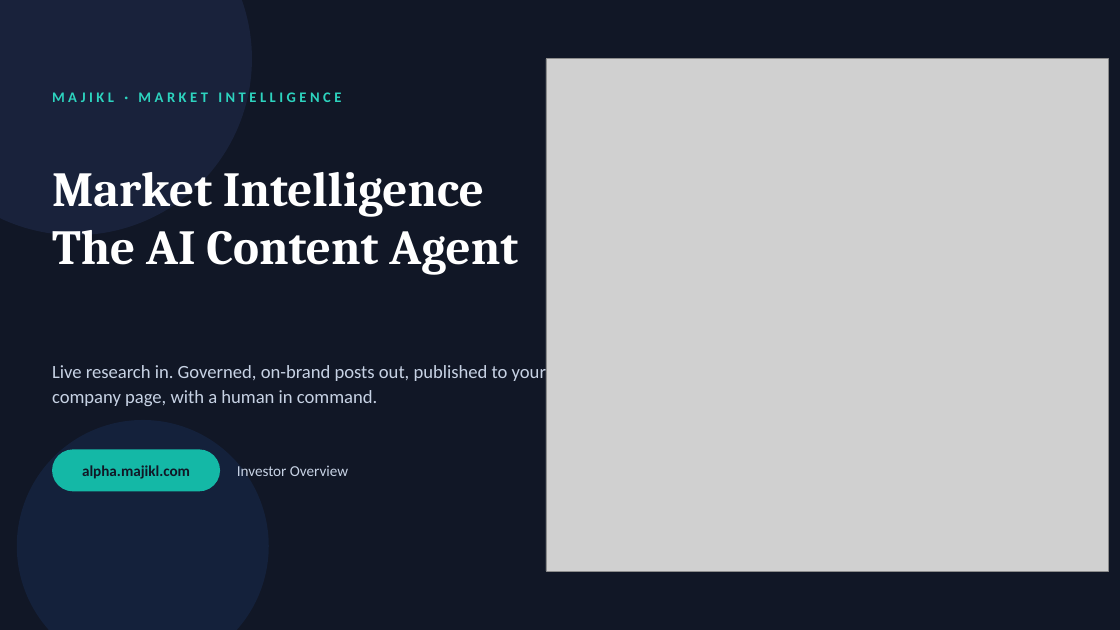
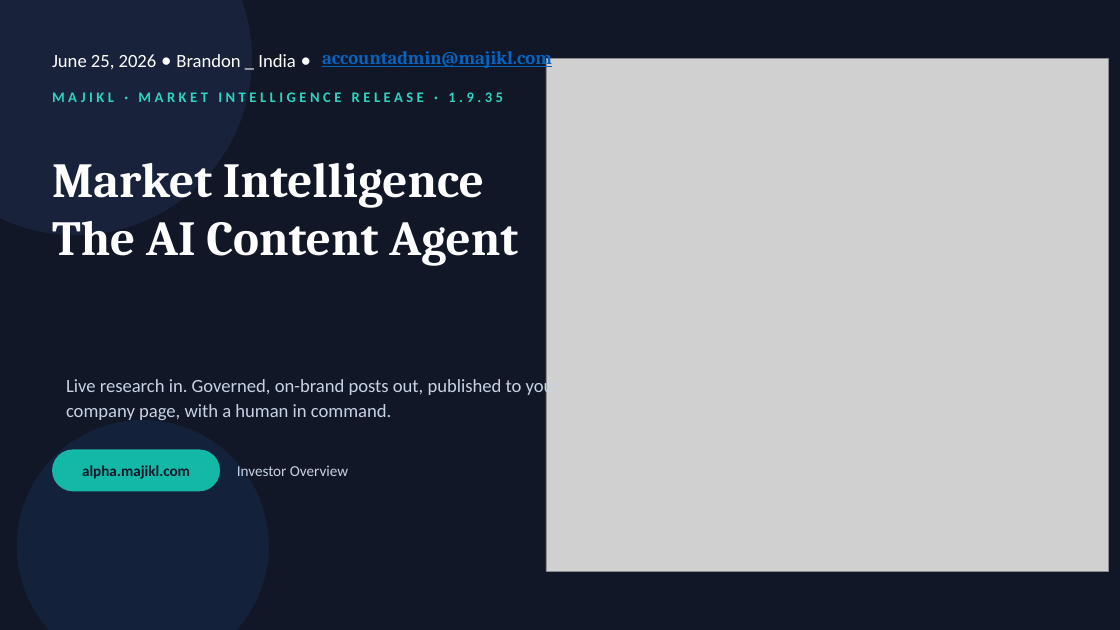
Before and after one commit to majiklTrust/citeprose, a slide deck: slide 1 of doc/MarketIntelligence-alpha-deck-share_1.9.35.pptx. Drawn at 1120x630 pixels with LibreOffice and Linux fonts; fonts in the diff are those of the drawing; grey boxes stand for pictures. Boxes give left, top, right and bottom in pixels: in the first picture for what was removed or moved away, otherwise in the second. Text is boxed around its words. In the diff, an @@ line names an element or a change of style, - is before the commit and + after.

```diff
--- a/doc/MarketIntelligence-alpha-deck-share_1.9.35.pptx
+++ b/doc/MarketIntelligence-alpha-deck-share_1.9.35.pptx
@@ text added at (52,54,295,69), 16 pt, text #FFFFFF @@
+June 25, 2026 • Brandon _ India •
@@ text added at (322,51,552,69), 16 pt, text #0563C1, bold, underline @@
+accountadmin@majikl.com
@@ text at (52,92,503,102): text changed @@
-MAJIKL · MARKET INTELLIGENCE
+MAJIKL · MARKET INTELLIGENCE RELEASE · 1.9.35
@@ text "Market Intelligence": place and size @@
-text "Market Intelligence" at (52,172,518,275)
+text "Market Intelligence" at (52,163,518,266)
@@ text "Live research in. Governed, on-brand ...": place and size @@
-text "Live research in. Governed, on-brand ..." at (52,365,546,406)
+text "Live research in. Governed, on-brand ..." at (66,377,560,420)
```
Also in this commit, not shown: 2 other files.
